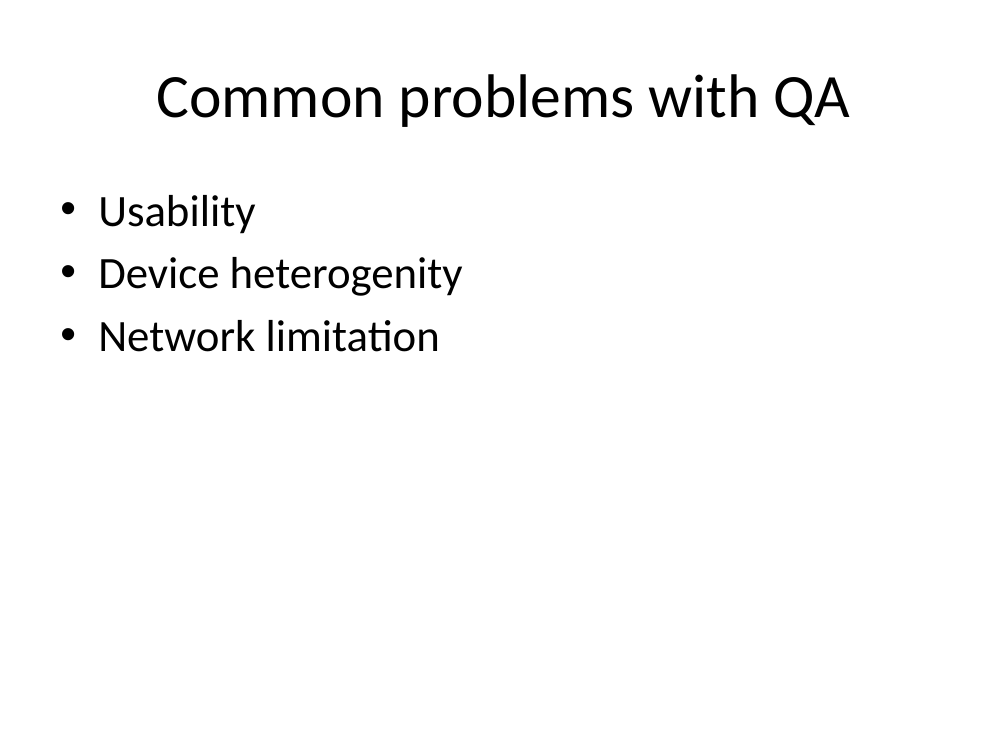
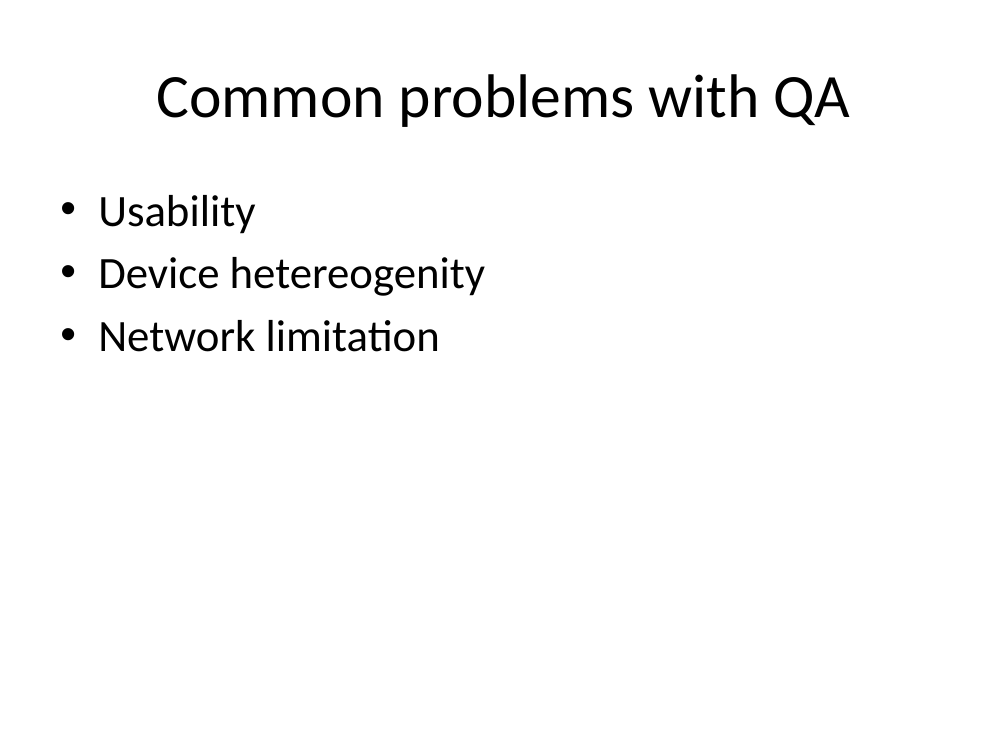
Before and after one commit to muglump/MTGDeck, a slide deck: slide 8 of Documentation/Mobile Development.pptx. Drawn at 1008x756 pixels with LibreOffice and Linux fonts; fonts in the diff are those of the drawing; background and template pictures are left out. Boxes give left, top, right and bottom in pixels: in the first picture for what was removed or moved away, otherwise in the second. Text is boxed around its words. In the diff, an @@ line names an element or a change of style, - is before the commit and + after.

```diff
--- a/Documentation/Mobile Development.pptx
+++ b/Documentation/Mobile Development.pptx
@@ text at [98, 257, 485, 296]: text changed @@
-• Device heterogenity
+• Device hetereogenity
```
Also in this commit, not shown: 5 other files.
